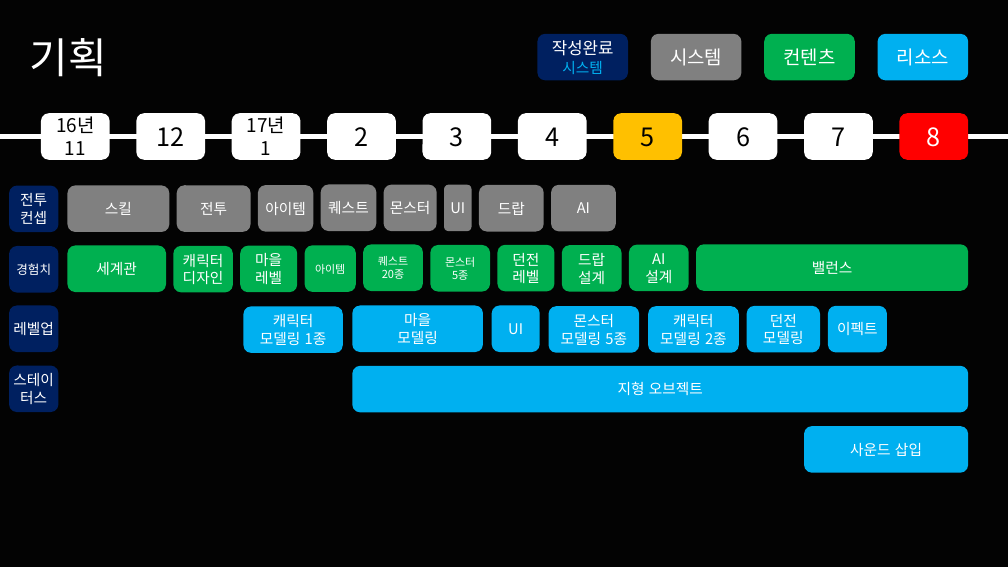
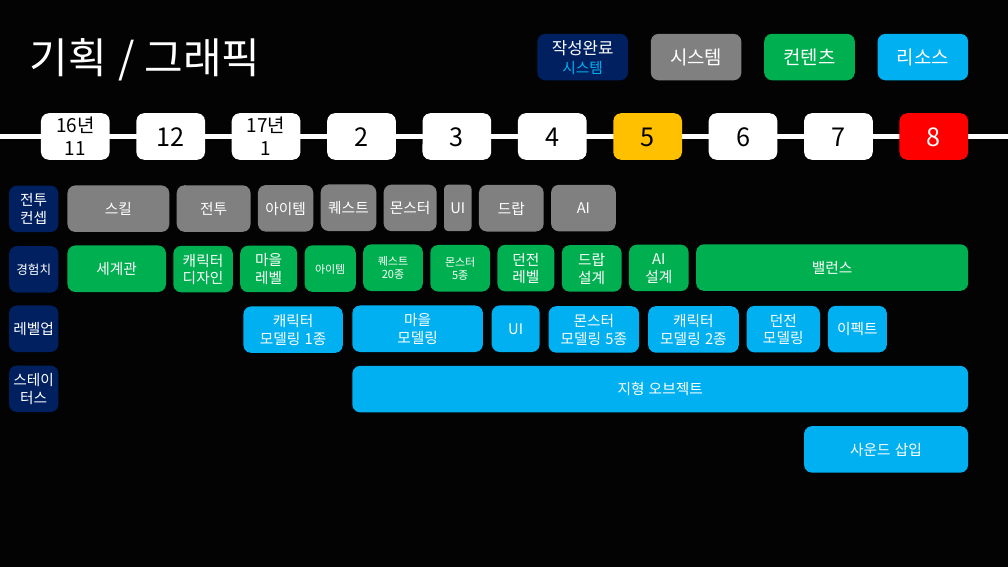
Before and after one commit to korleinster/gamebusdriver, a slide deck: slide 23 of documents/노루막이_김형준_신창섭_홍승필_허지훈.pptx. Drawn at 1008x567 pixels with LibreOffice and Linux fonts; fonts in the diff are those of the drawing; background and template pictures are left out. Boxes give left, top, right and bottom in pixels: in the first picture for what was removed or moved away, otherwise in the second. Text is boxed around its words. In the diff, an @@ line names an element or a change of style, - is before the commit and + after.

Commit message:
[신창섭]제안서 수정
1.냉무

```diff
--- a/documents/노루막이_김형준_신창섭_홍승필_허지훈.pptx
+++ b/documents/노루막이_김형준_신창섭_홍승필_허지훈.pptx
@@ text at (30, 38, 260, 77): text changed @@
-기획
+기획 / 그래픽
```
